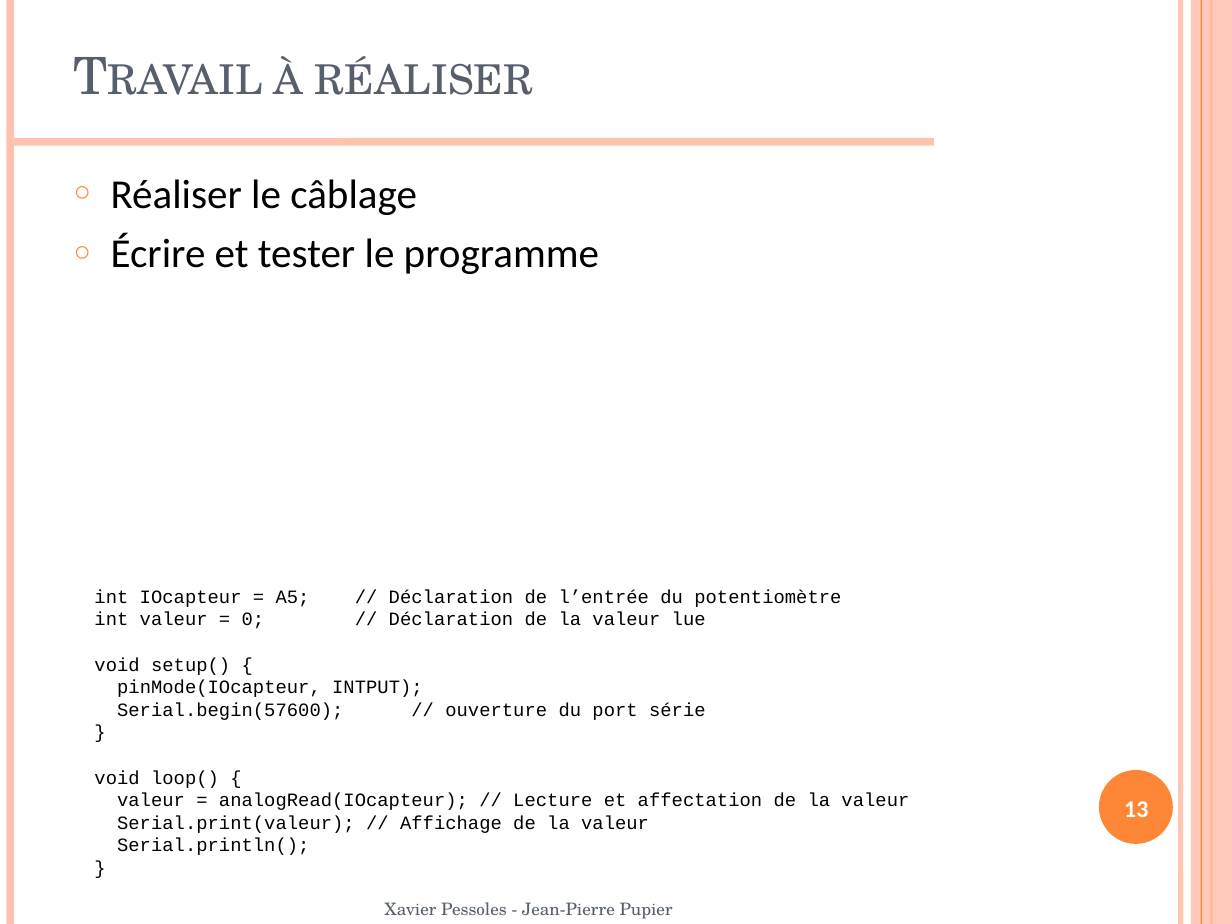
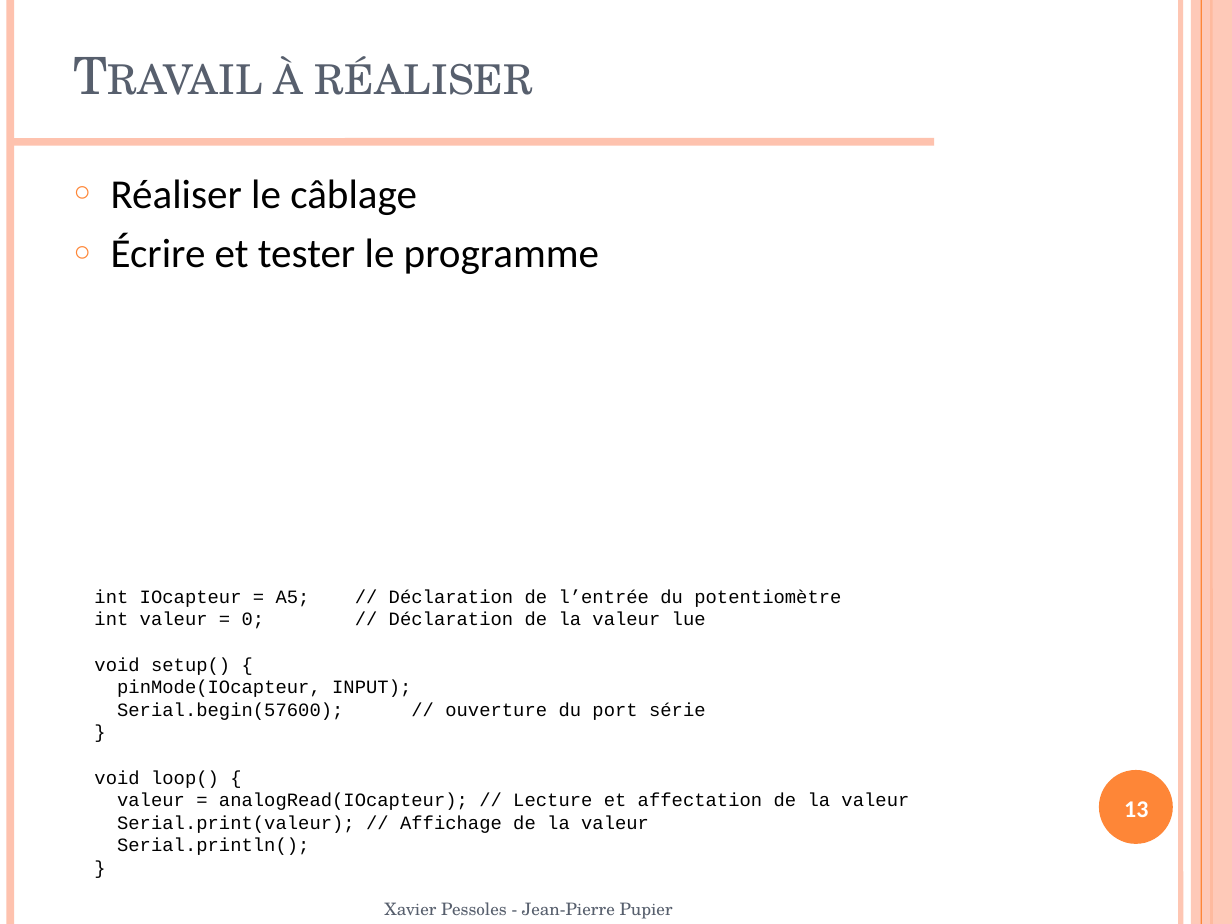
Before and after one commit to xpessoles/TP_2014_2015, a slide deck: slide 13 of Cycle_07_Arduino/TP_Arduino.pptx. Drawn at 1232x924 pixels with LibreOffice and Linux fonts; fonts in the diff are those of the drawing; background and template pictures are left out. Boxes give left, top, right and bottom in pixels: in the first picture for what was removed or moved away, otherwise in the second. Text is boxed around its words. In the diff, an @@ line names an element or a change of style, - is before the commit and + after.

Commit message:
MAJ

```diff
--- a/Cycle_07_Arduino/TP_Arduino.pptx
+++ b/Cycle_07_Arduino/TP_Arduino.pptx
@@ text at (117,680,411,697): text changed @@
-pinMode(IOcapteur, INTPUT);
+pinMode(IOcapteur, INPUT);
```
